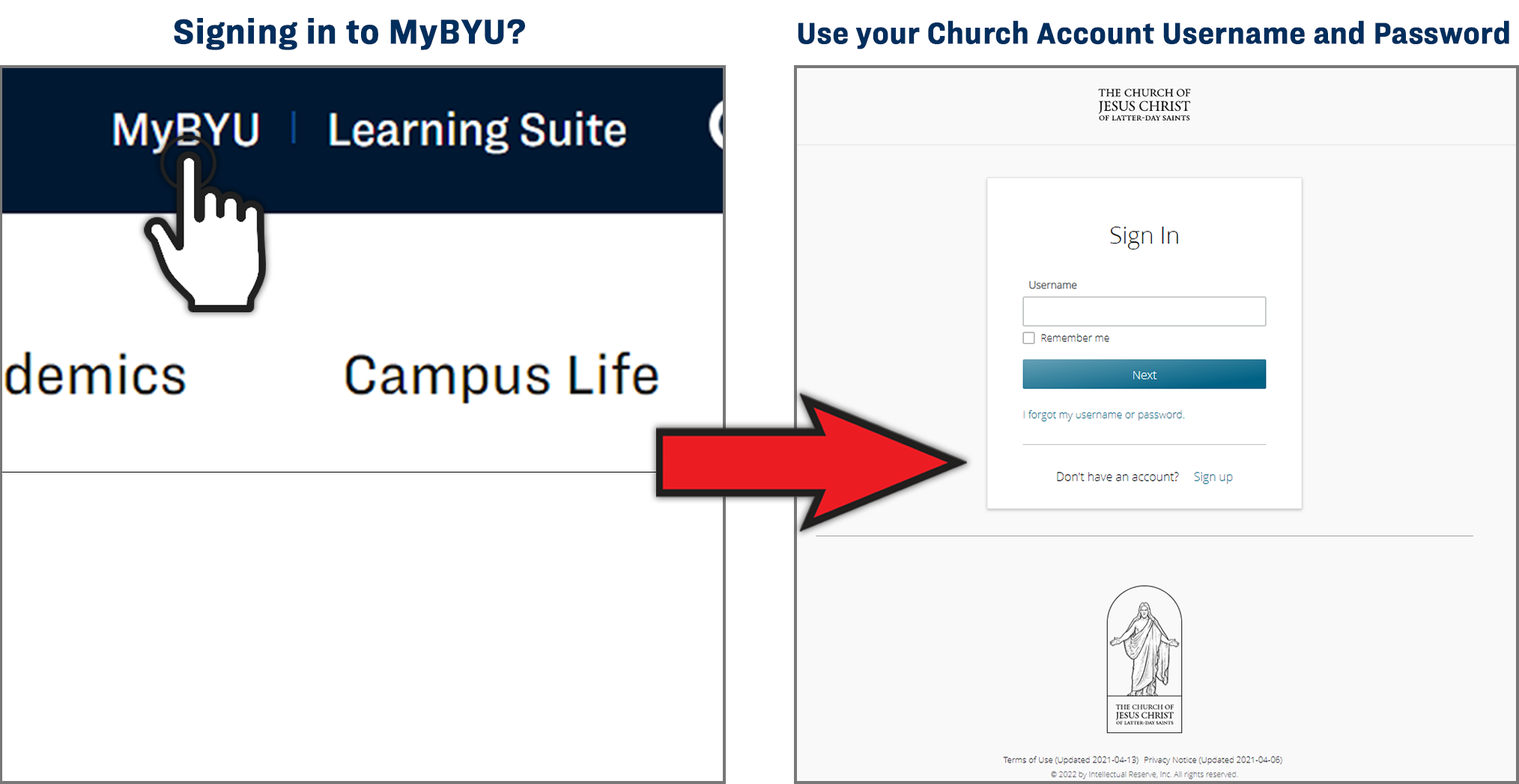
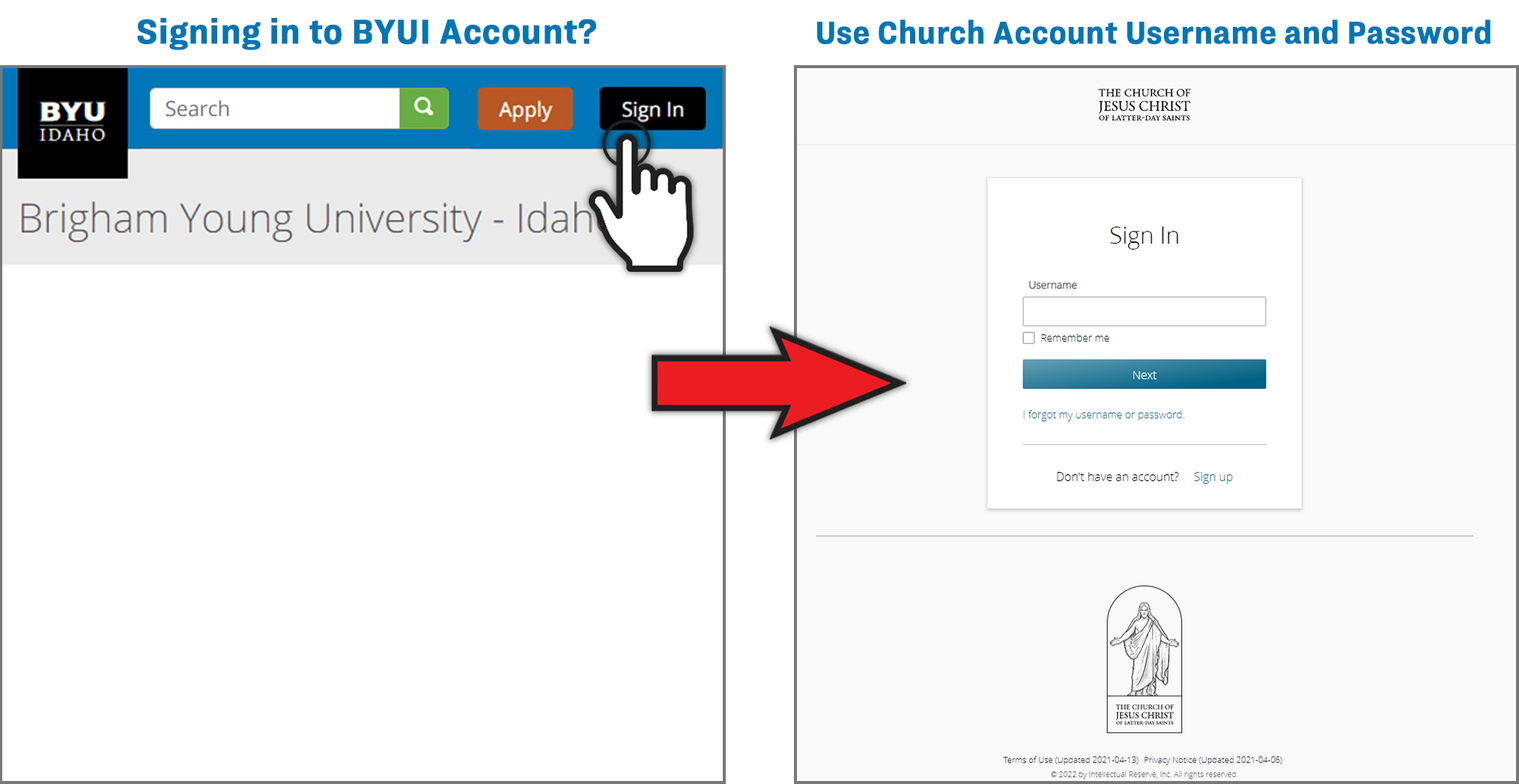
Comparing the layer stacks of the two w=1519, h=784 images. Changes:
moved "Layer 3" above "Layer 4", painted on it over [143, 119, 694, 313]
painted on "Layer 4" over [651, 325, 968, 532]
added layer "small-idaho-nav-bar" above "Use Church Account Username and Password" over [2, 68, 723, 267]
renamed "Use your Church Account Username and Password" to "Use Church Account Username and Password", painted on it over [797, 19, 1510, 50]
renamed "Signing in to MyBYU?" to "Signing in to BYUI Account?", painted on it over [137, 17, 597, 51]
hid group "Group 2" (2 layers) over [2, 68, 974, 538]
hid "Layer 1" over [2, 68, 974, 538]
